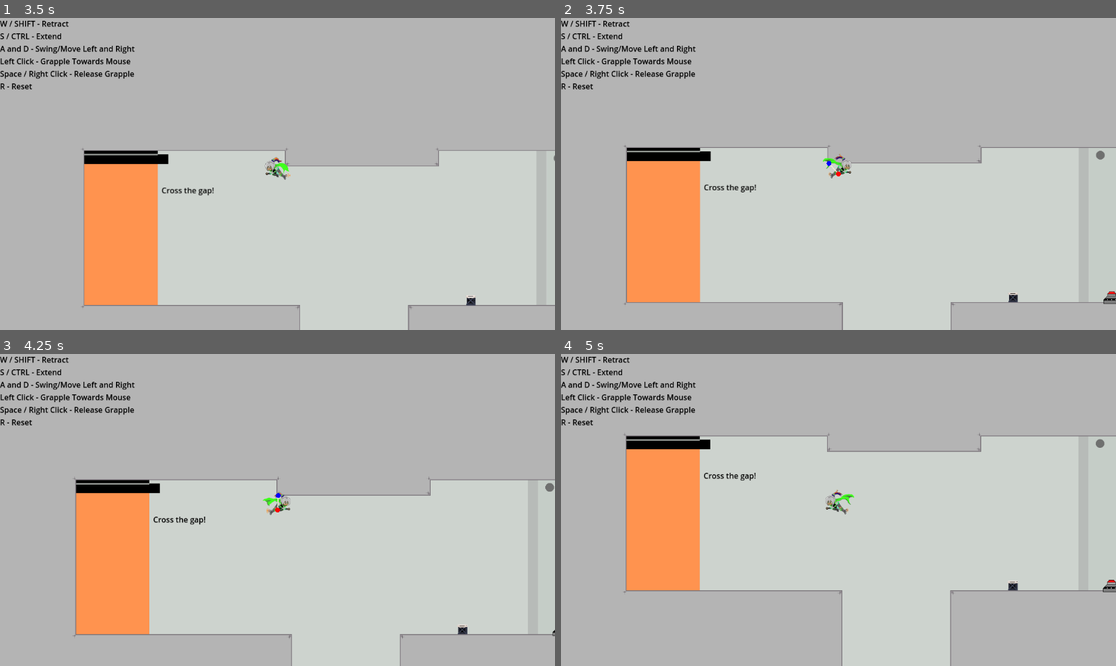
Above: before the commit, frames 1-4 (two rows, left to right).
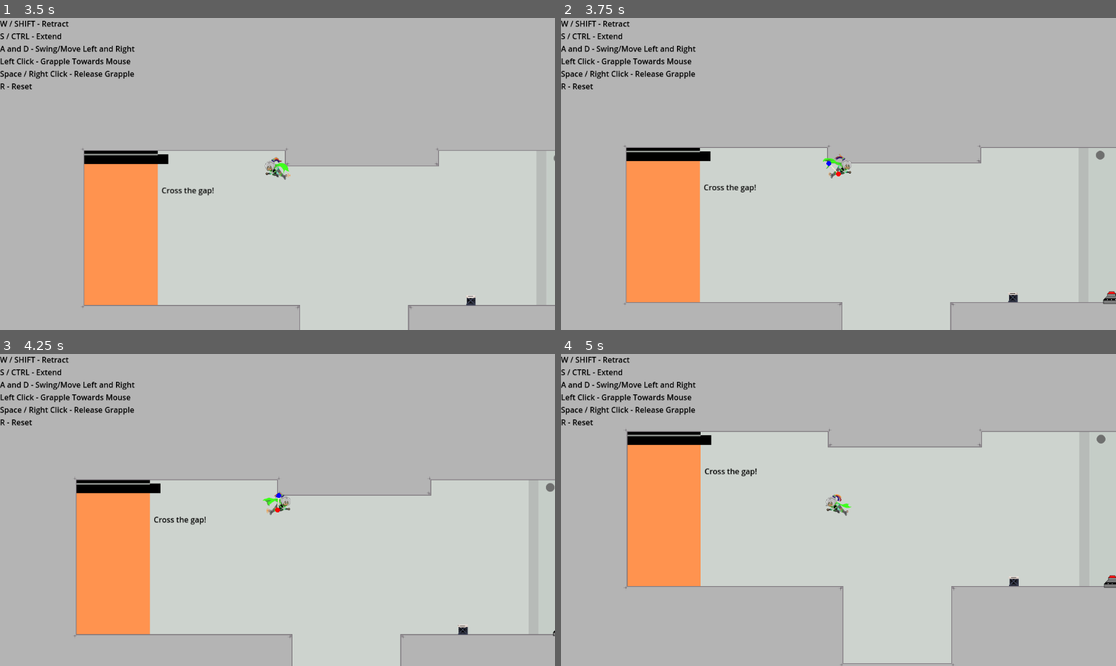
Above: after the commit, the same moments.

Repository: matthewchen146/cmpm-172-grappling-platformer
Game: Godot game, scene res://scenes/main_scenes/title/title.tscn
Two runs of this game, one before a commit and one after it. Both use one fixed random seed, a clock stepped at 60 frames per second and the inputs below.
Inputs (mouse positions are in pixels of both pictures, inside the frame that each line leads up to):
- Up to frame 1 (3.5 s): click "Play" at 0.5 s; click "Level 1 (Level 1)" at 1.25 s; move the mouse to (399, 158) at 2.02 s; hold D (move_right) 2.03-2.78 s; hold S (lower) 2.03-2.78 s; click (399, 158) at 2.17 s; tap Space (jump) at 2.27, 3.02 s; tap W (raise) at 2.3, 2.85 s; move the mouse to (166, 189) at 2.77 s; hold Down from 2.78 s (still down); tap S (lower) at 3.05 s
- Up to frame 2 (3.75 s): move the mouse to (894, 105) at 3.52 s; release Down at 3.53 s; hold D (move_right) from 3.53 s (still down); hold W (raise) from 3.53 s (still down); click (894, 105) at 3.6 s
- Up to frame 3 (4.25 s): keep holding D (move_right); keep holding W (raise)
- Up to frame 4 (5 s): move the mouse to (810, 572) at 4.27 s; release D (move_right) at 4.28 s; release W (raise) at 4.28 s; hold Up from 4.28 s (still down); tap S (lower) at 4.35 s; click (810, 572) at 4.42 s; tap Space (jump) at 4.52 s

Frame 1 is identical in both runs. In frame 2, 0.2% of the frame differs, in the area x 11-100%, y 41-100%; in frame 3, 0.5%; in frame 4, 4.0%, in the area x 11-100%, y 24-100%.

Commit message:
Tweaks to grapple, updated pullable object with new grapple

Diff:
--- a/scripts/Player.gd
+++ b/scripts/Player.gd
@@ -8,9 +8,9 @@
 
 #Tweaking of the Grappling hook!
 var min_corner_distance: float = 1 # Corners must be this distance apart to be formed
-var AddCornerExtensionLength : float = 0.25 # When creating a corner, extend it from it's root by this much
-var AddedAngle: float = 0.005 # When scanning angles, after finding the open angle add more to it
-var CheckExtend : float = 0.25 # when raycast gets a hit, push it forward for the sweep
+var AddCornerExtensionLength : float = 0.1 # When creating a corner, extend it from it's root by this much
+var AddedAngle: float = 0.000 # When scanning angles, after finding the open angle add more to it
+var CheckExtend : float = 0.1 # when raycast gets a hit, push it forward for the sweep
 var corner_adjustment : float = 0 # This is used to remove corners, if they get stuck in walls
 
 var anchor_position : Vector2 = Vector2()
@@ -337,7 +337,10 @@
 	if linear_velocity.x > -speed_limit or grappling:
 		movement.x -= int(Input.is_action_pressed("move_left"))
 	if grappling and not pulling:
-		apply_force(movement * swing_speed)
+		if onGround:
+			apply_force(movement * move_speed)
+		else:
+			apply_force(movement * swing_speed)
 	else:
 		apply_force(movement * move_speed)
 
--- a/scripts/PullableObject.gd
+++ b/scripts/PullableObject.gd
@@ -1,12 +1,16 @@
 extends RigidBody2D
 class_name PullableObject
 @export var max_length : float = 200
-@export var min_corner_distance: float = 10
-@export var corner_adjustment : float = 0.5
 @export var anchor_position : Vector2 = Vector2()
 var anchorNode: Node2D = Node2D.new()
 
 @export var max_tension_force : float = 50000
+
+var min_corner_distance: float = 1 # Corners must be this distance apart to be formed
+var AddCornerExtensionLength : float = 0.1 # When creating a corner, extend it from it's root by this much
+var AddedAngle: float = 0.000 # When scanning angles, after finding the open angle add more to it
+var CheckExtend : float = 0.1 # when raycast gets a hit, push it forward for the sweep
+var corner_adjustment : float = 0 # This is used to remove corners, if they get stuck in walls
 
 var _debug_tangent : Vector2 = Vector2()
 var _debug_tension : Vector2 = Vector2()
@@ -121,32 +125,54 @@
 		var next_corner_position : Vector2 = next_corner.position if not next_corner_is_hanger else position
 		# result is from current corner to the next corner. ex is anchor to the hanger
 		var result := space_state.intersect_ray(PhysicsRayQueryParameters2D.create(next_corner_position, current_corner.position, 0xFFFFFFFF, [self, player]))
-		if result.has("collider") and current_corner.length > 1 and ((result.position - current_corner.position).length() > min_corner_distance):
-
+		if result.has("collider") and current_corner.length > min_corner_distance and ((result.position - current_corner.position).length() > min_corner_distance):
+			#var corner_position = result.position
 			# create corner
 			var sign = -1
 			var angle = .01
 			var rotated = Vector2()
 			var found = false
+			var corner_position = result.position
+			var farthestPositive : float = (current_corner.position - result.position).length()
+			var farthestNegative : float = (current_corner.position - result.position).length()
 			# tests multiple rays with different angles from the next corner to find a non-colliding spot
 			# convert this into some binary search for faster calculation
-			for j in range(100):
-				rotated = (current_corner.position - next_corner_position).rotated(angle * sign)
-				var test = space_state.intersect_ray(PhysicsRayQueryParameters2D.create(next_corner_position, next_corner_position + rotated, 0xFFFFFFFF, [self, player]))
+			for j in range(1000):
+				rotated = (result.position - current_corner.position).rotated(angle * sign)
+				rotated += rotated.normalized() * CheckExtend # extend the rotating scan slightly
+				var test = space_state.intersect_ray(PhysicsRayQueryParameters2D.create(current_corner.position,current_corner.position + rotated, 0xFFFFFFFF, [self, player]))
 				if not test.has("collider"):
-					found = true
+					found = true # found a spot where it isn't colliding
+					rotated = (result.position - current_corner.position).rotated((angle + AddedAngle) * sign)
+					if sign == 1:
+						var dir = (rotated.normalized() * farthestPositive)
+						dir += dir.normalized() * AddCornerExtensionLength
+						corner_position = current_corner.position + dir
+
+					else:
+						var dir = (rotated.normalized() * farthestNegative)
+						dir += dir.normalized() * AddCornerExtensionLength
+						corner_position = current_corner.position + dir
 #					print("found at ", j)
 					break
+				else:
+					if (sign == 1):
+						farthestPositive = (current_corner.position - test.position).length()
+						#_debug_control.draw_circle(farthestPositive - position + rect_half_size, 5, Color.BLACK)
+					else:
+						farthestNegative = (current_corner.position - test.position).length()
+						#_debug_control.draw_circle(farthestNegative - position + rect_half_size, 5, Color.BLACK)
 				sign *= -1
 				angle += .01
-			if found:
-				var length = (result.position - next_corner_position).length()
-				var corner_position = next_corner_position + rotated.normalized() * length
+			if found:#found
+				var length = (corner_position - next_corner_position).length()
+				#var corner_position = next_corner_position + rotated.normalized() * length
 				#Peyton Edit: made it so can't make new corners close to previous ones.
-				if (corner_position - current_corner.position).length() > min_corner_distance:
-					print_debug("Added Corner")
+				if (corner_position - current_corner.position).length() >= min_corner_distance:
+					#print("Added Corner")
 					corners.insert(i + 1, Corner.new(corner_position, length))
-#					print("addinng corner ", i)
+					#print("adding corner from corner ", i, " to corner ", i+1)
+					#print("Corner Count: ", corners.size())
 					current_corner.length -= length
 					i += 1
 		else:
@@ -156,20 +182,14 @@
 				var next_next_corner_pos : Vector2 = next_next_corner.position if next_next_corner != null else position
 				var adjusted_current_direction : Vector2 = (next_next_corner_pos - current_corner.position).normalized() * corner_adjustment
 				var adjusted_next_direction : Vector2 = (next_next_corner_pos - next_corner.position).normalized() * corner_adjustment
-				var test := space_state.intersect_ray(PhysicsRayQueryParameters2D.create(current_corner.position + adjusted_current_direction, next_next_corner_pos, 0xFFFFFFFF, [self, player]))
-				var test2 := space_state.intersect_ray(PhysicsRayQueryParameters2D.create(next_corner.position + adjusted_next_direction, next_next_corner_pos, 0xFFFFFFFF, [self]))
+				var test := space_state.intersect_ray(PhysicsRayQueryParameters2D.create(current_corner.position , next_next_corner_pos, 0xFFFFFFFF, [self, player]))
+				var test2 := space_state.intersect_ray(PhysicsRayQueryParameters2D.create(next_corner.position, next_next_corner_pos, 0xFFFFFFFF, [self, player]))
 				if not test.has("collider"):
 					if not test2.has("collider"):
 						current_corner.length += next_corner.length
 						corners.remove_at(i + 1)
-						print_debug("Removed Corner")
+						#print("Removed Corner")
 						i -= 1
-					else:
-						print_debug("test2:")
-						print_debug(test2.collider)
-				else:
-					print_debug("test1:")
-					print_debug(test.collider)
 #		current_corner = next_corner
 		i += 1
 
@@ -216,11 +236,11 @@
 		apply_impulse(-diff.normalized() * (length - current_max_length) * 100)
 
 	if Input.is_action_pressed("raise"):
-		current_corner.length -= 250 * delta
-		if current_corner.length < 30 and (corners.size() - 1) == 0: # make it so you can't go below 30 on anchor
-			current_corner.length = 30
+		current_corner.length -= 175 * delta
+		if current_corner.length < 60 and (corners.size() - 1) == 0: # make it so you can't go below 30 on anchor
+			current_corner.length = 60
 	if Input.is_action_pressed("lower"):
-		current_corner.length += 250 * delta
+		current_corner.length += 175 * delta
 
 	if Input.is_key_pressed(KEY_J):
 		anchor_position += Vector2.LEFT * 100 * delta
